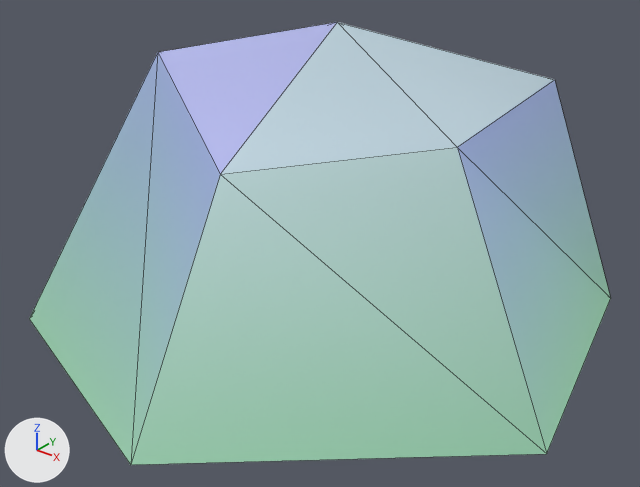
What one commit did to the glTF model world/spring_court/wider/assets/flora/glade/bluebell_patch_c_far.glb.
Rendered twice from a 50 mm lens placed at (0.564, -0.734, 0.551), pointed at (0.005, -0.036, 0.118). Every picture has the same lights, and +X, +Y and +Z are marked at lower left. The older version comes first. Mesh edges are drawn as thin lines. Vertices at exactly the same position are counted once.

Script lines for the objects in view, before the commit:
```python
me_soft = bpy.data.meshes.new('soft')
me_soft.from_pydata(...)  # 13 vertices, 18 faces; spans x -0.374..0.324, y -0.351..0.325, z 0.03..0.357
me_soft.materials.append(mat_defaultmaterial)
ob_soft = bpy.data.objects.new('soft', me_soft)
ob_soft.location = (0.0, 0.0, 0.0)
```
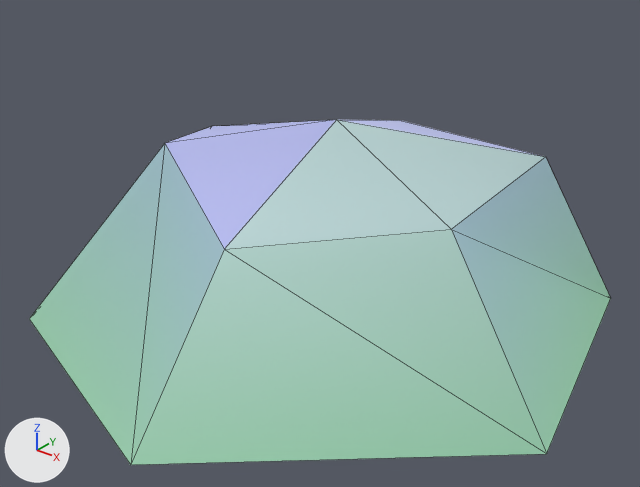
What differs and where, as boxes (x1, y1, x2, y2) in the pictures (640 x 487 px):
'soft', reshaped (22% shorter)
    before: (29, 22, 611, 465)
    after: (30, 120, 611, 465)

What the commit changed:
me_soft is used by ob_soft; location (0.0, 0.0, 0.0).
me_soft had 13 vertices, 18 faces and spanned x -0.374..0.324, y -0.351..0.325, z 0.03..0.357.
me_soft now has 13 vertices, 18 faces and spans x -0.374..0.324, y -0.351..0.325, z 0.03..0.252.
Part 1, on me_soft:
Vertex 0 of me_soft moves from (0.0, 0.0, 0.357) at pixel (337, 22) to (0.0, 0.0, 0.252) at pixel (336, 119).
Vertex 1 of me_soft moves from (-0.038, 0.186, 0.278) to (-0.038, 0.186, 0.196) at pixel (401, 120).
Vertex 3 of me_soft moves from (-0.227, 0.033, 0.268) to (-0.227, 0.033, 0.189) at pixel (211, 126).
Vertex 5 of me_soft moves from (-0.128, -0.134, 0.332) at pixel (157, 52) to (-0.128, -0.134, 0.234) at pixel (164, 143).
Vertex 7 of me_soft moves from (0.025, -0.204, 0.257) at pixel (220, 174) to (0.025, -0.204, 0.182) at pixel (224, 249).
Vertex 9 of me_soft moves from (0.185, -0.061, 0.279) at pixel (457, 147) to (0.185, -0.061, 0.197) at pixel (451, 229).
Vertex 11 of me_soft moves from (0.18, 0.145, 0.296) at pixel (554, 79) to (0.18, 0.145, 0.209) at pixel (545, 156).
